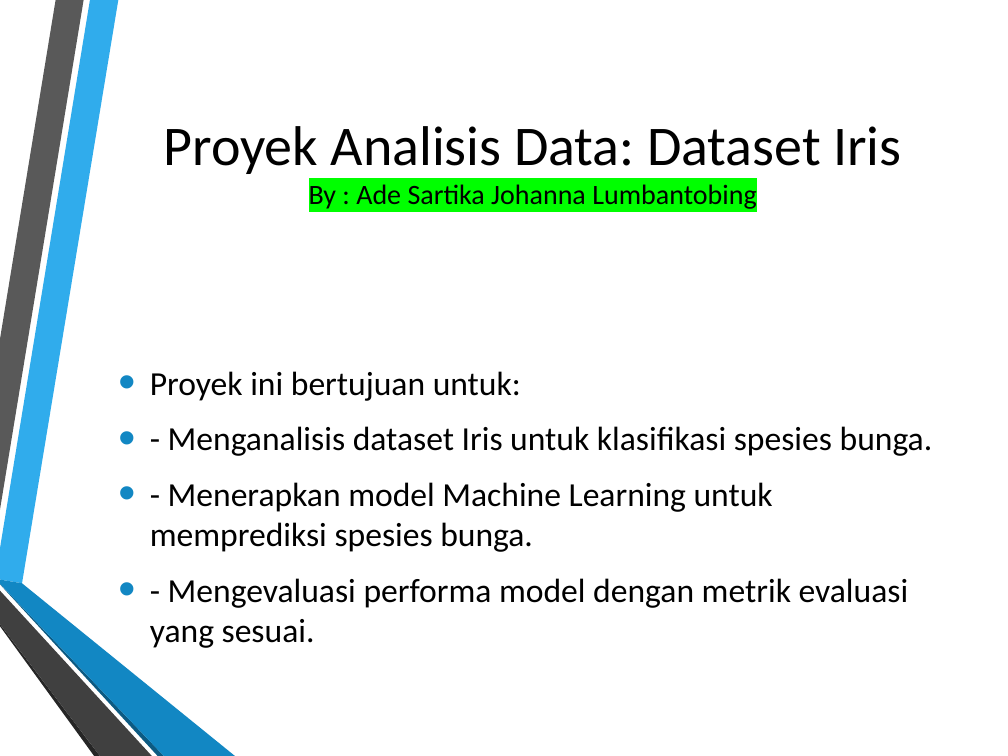
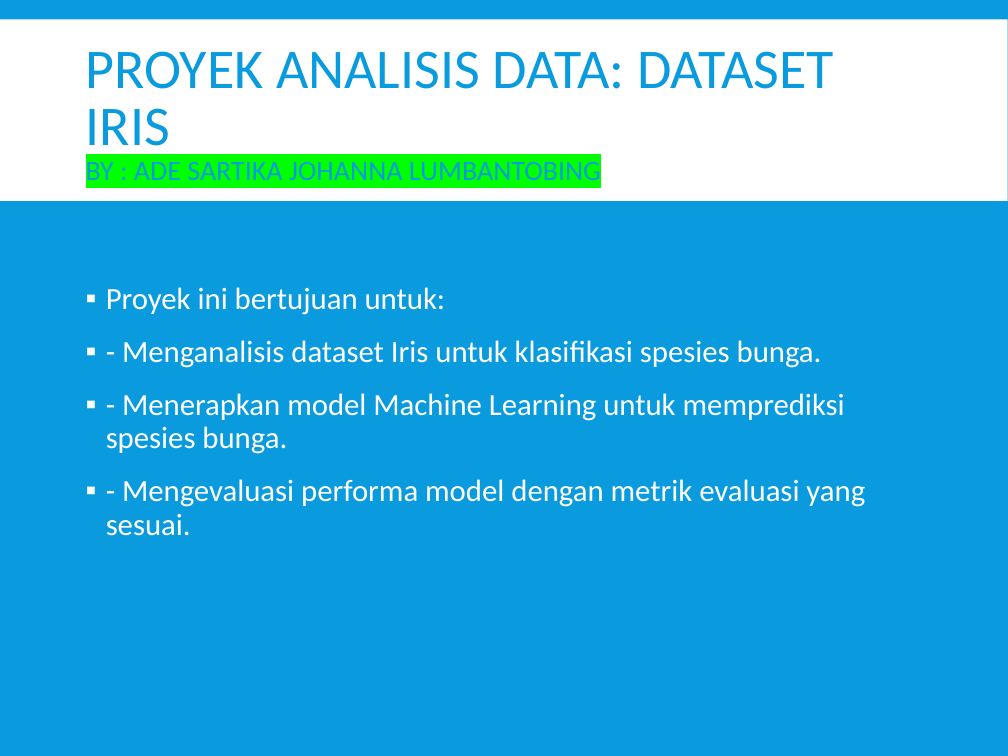
Before and after one commit to Adesartika33/Proyek-Analisis-Data-Dataset-Iris, a slide deck: slide 1 of Proyek_Analisis_Dataset_Iris_Ade Sartika Johanna Lumbantobing.pptx. Drawn at 1008x756 pixels with LibreOffice and Linux fonts; fonts in the diff are those of the drawing; background and template pictures are left out. Boxes give left, top, right and bottom in pixels: in the first picture for what was removed or moved away, otherwise in the second. Text is boxed around its words. In the diff, an @@ line names an element or a change of style, - is before the commit and + after.

```diff
--- a/Proyek_Analisis_Dataset_Iris_Ade Sartika Johanna Lumbantobing.pptx
+++ b/Proyek_Analisis_Dataset_Iris_Ade Sartika Johanna Lumbantobing.pptx
@@ background picture (left out) to #099BDD @@
@@ rectangle added at (0,19,1008,201), fill #FFFFFF @@
@@ title at (86,51,834,180): text changed; text colour #000000 to #099BDD @@
-Proyek Analisis Data: Dataset Iris
-By : Ade Sartika Johanna Lumbantobing
+PROYEK ANALISIS DATA: DATASET IRIS
+BY : ADE SARTIKA JOHANNA LUMBANTOBING
@@ text "Proyek ini bertujuan untuk:": place and size @@
-text "Proyek ini bertujuan untuk:" at (150,371,933,648)
+text "Proyek ini bertujuan untuk:" at (106,287,865,536)
@@ text "Proyek ini bertujuan untuk:" at (106,287,865,536): size 24 to 22 pt, text colour #000000 to #FFFFFF; bullet • to ▪; line spacing 1 to 0.9; more space between paragraphs; bullet colour #1287C3 to #FFFFFF; vertical alignment middle to top @@
@@ group removed at (0,0,235,756): 6 freeform shapes @@
```
Also in this commit, not shown: 12 other slides changed, 2 slides added.
